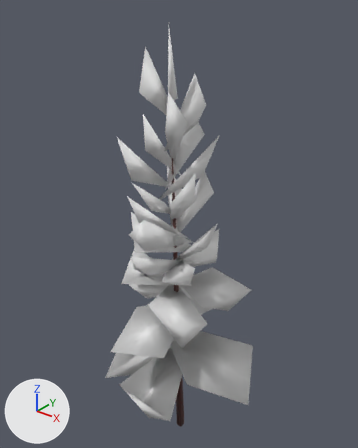
An edit to the glTF model models/whSpruce1Snow_low.glb, drawn before and after from the same camera.
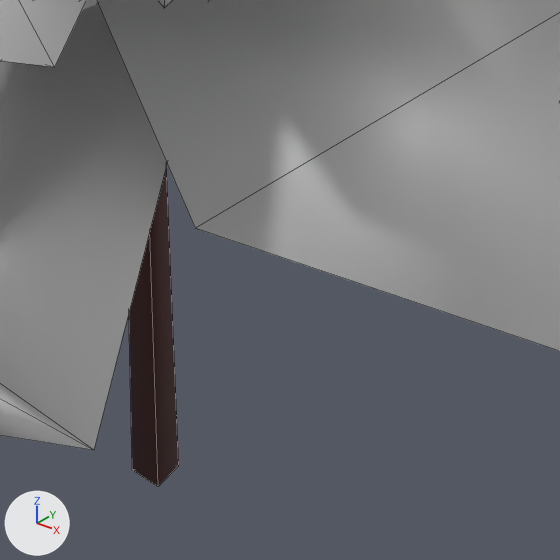
The first picture shows the older version from a camera (50 mm lens) standing at (13.8, -17.5, 24.3) and looking at (-0.6, 0.5, 13.1). The close-ups show the older and then the newer version on the part from 43% to 69% of the width and 78% to 98% of the height of that picture. Only the edits that show in the close-ups are written down. Every picture has the same lights, and +X, +Y and +Z are marked at lower left. The close-ups show mesh edges as thin lines.
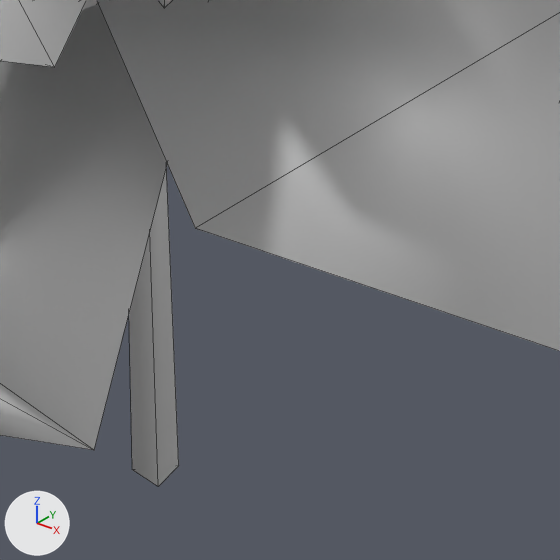
Location of each change, [x1, y1, x2, y2] in pixels of the close-ups (560 x 560 px):
'Cube.001', recoloured (dark red to white)
    both: [126, 168, 179, 486]

The change, as a diff of the scene's bpy script:
```diff
--- a/models/whSpruce1Snow_low.glb.py
+++ b/models/whSpruce1Snow_low.glb.py
@@ mat_sprucebark @@
 mat_sprucebark = principled_material('spruceBark')
-mat_sprucebark.base_color = (0.0743, 0.0168, 0.014)  # dark red #4d231f
+mat_sprucebark.base_color = (0.8, 0.8, 0.8)  # white #e7e7e7
```
